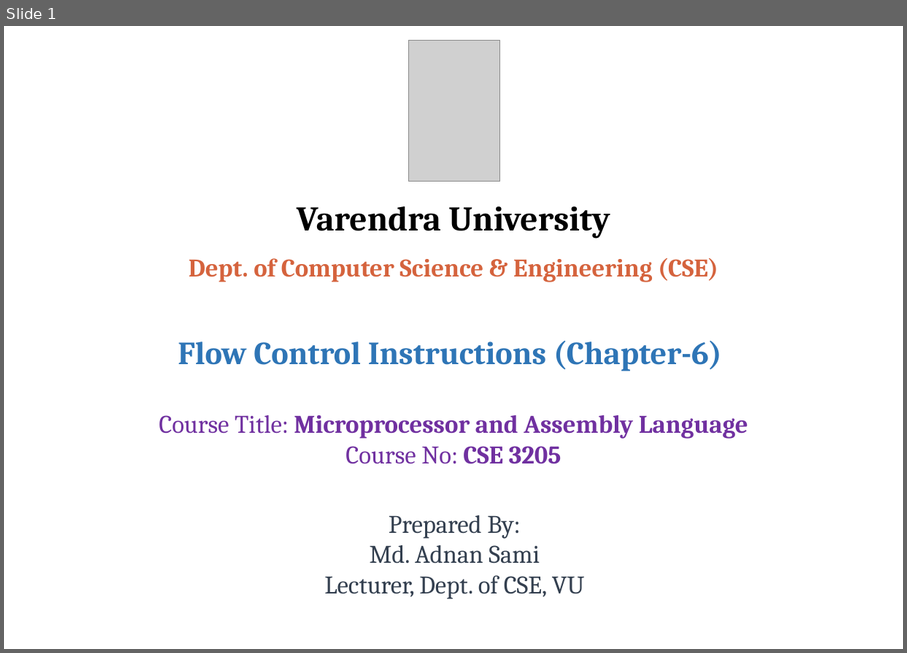
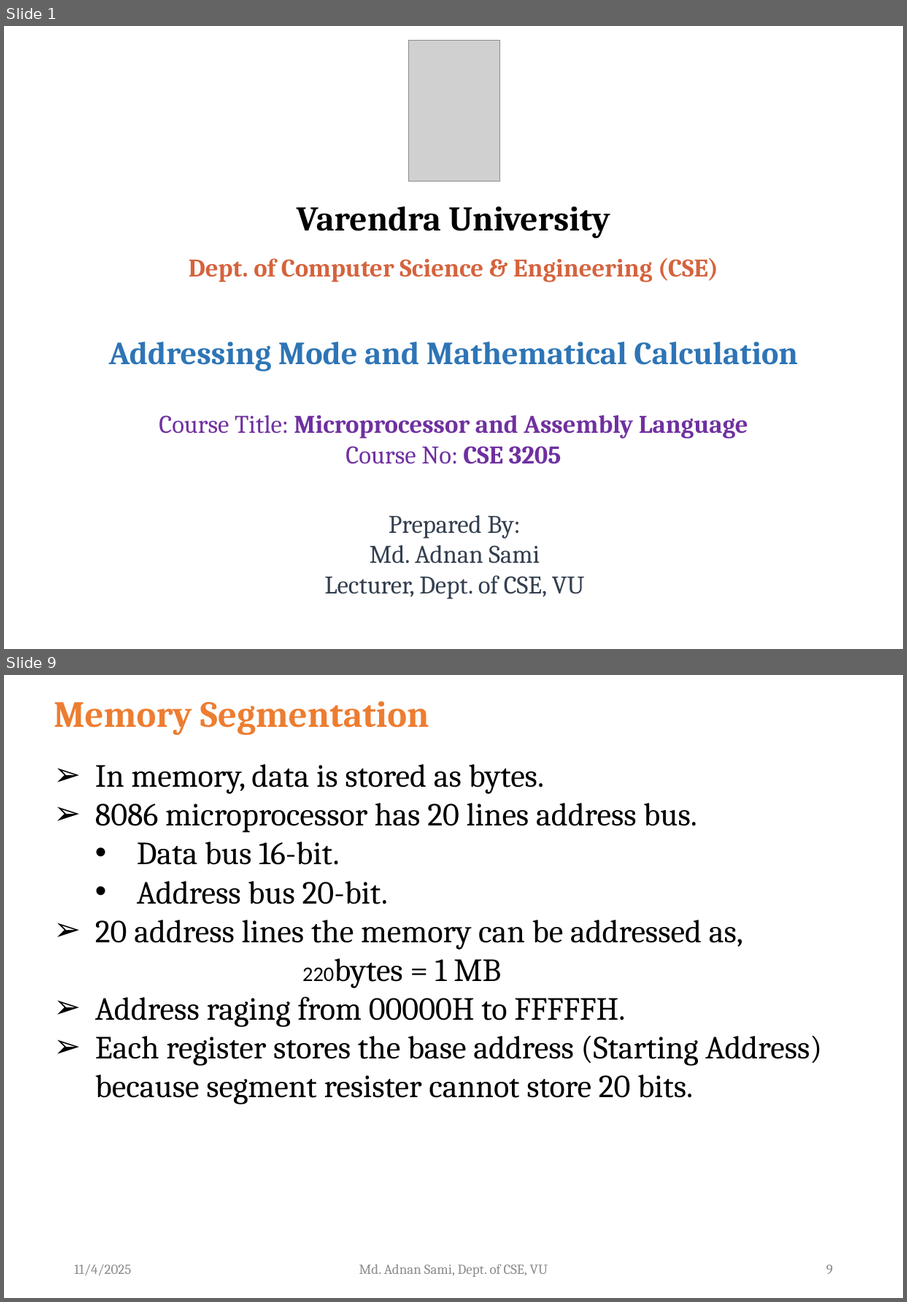
Before and after one commit to atif721/Varendra-University, a slide deck: 06 Sixth Semester/CSE 3205 Microprocessor and Assembly Language/Final/PPTX files/Lecture-8 (Microprocessor and Assembly Language).pptx. Shown one above the other, each under a label of ours: slide 1 before the commit, slides 1 and 9 after it; the slides between them are not shown. The pictures are 907x653 and 907x1302 pixels, drawn with LibreOffice and Linux fonts; fonts in the diff are those of the drawing; grey boxes stand for pictures; background and template pictures are left out. Boxes give left, top, right and bottom in pixels: in the first picture for what was removed or moved away, otherwise in the second. Text is boxed around its words. In the diff, an @@ line names an element or a change of style, - is before the commit and + after.

```diff
--- a/06 Sixth Semester/CSE 3205 Microprocessor and Assembly Language/Final/PPTX files/Lecture-8 (Microprocessor and Assembly Language).pptx
+++ b/06 Sixth Semester/CSE 3205 Microprocessor and Assembly Language/Final/PPTX files/Lecture-8 (Microprocessor and Assembly Language).pptx
@@ slide 9 added at [4, 675, 903, 1298], background #FFFFFF @@
@@ text added at [54, 701, 430, 735], 32 pt, text #ED7D31, bold @@
+Memory Segmentation
@@ text added at [95, 764, 822, 1104], 28 pt, text #000000 @@
+  ➢ In memory, data is stored as bytes.
+  ➢ 8086 microprocessor has 20 lines address bus.
+    • Data bus 16-bit.
+    • Address bus 20-bit.
+  ➢ 20 address lines the memory can be addressed as,
+  220bytes = 1 MB
+  ➢ Address raging from 00000H to FFFFFH.
+  ➢ Each register stores the base address (Starting Address) because segment resister cannot store 20 bits.
@@ text added at [74, 1264, 131, 1275], 12 pt, text #8C8C8C @@
+11/4/2025
@@ text added at [360, 1263, 548, 1277], 12 pt, text #8C8C8C @@
+Md. Adnan Sami, Dept. of CSE, VU
@@ page number added at [827, 1264, 833, 1274], 12 pt, text #8C8C8C @@
+9
@@ slide 1 changed as well @@
@@ text at [109, 341, 798, 371]: text changed @@
-Flow Control Instructions (Chapter-6)
+Addressing Mode and Mathematical Calculation
```
Also in this commit, not shown: 6 other slides changed, 26 other slides added, 21 slides removed.
